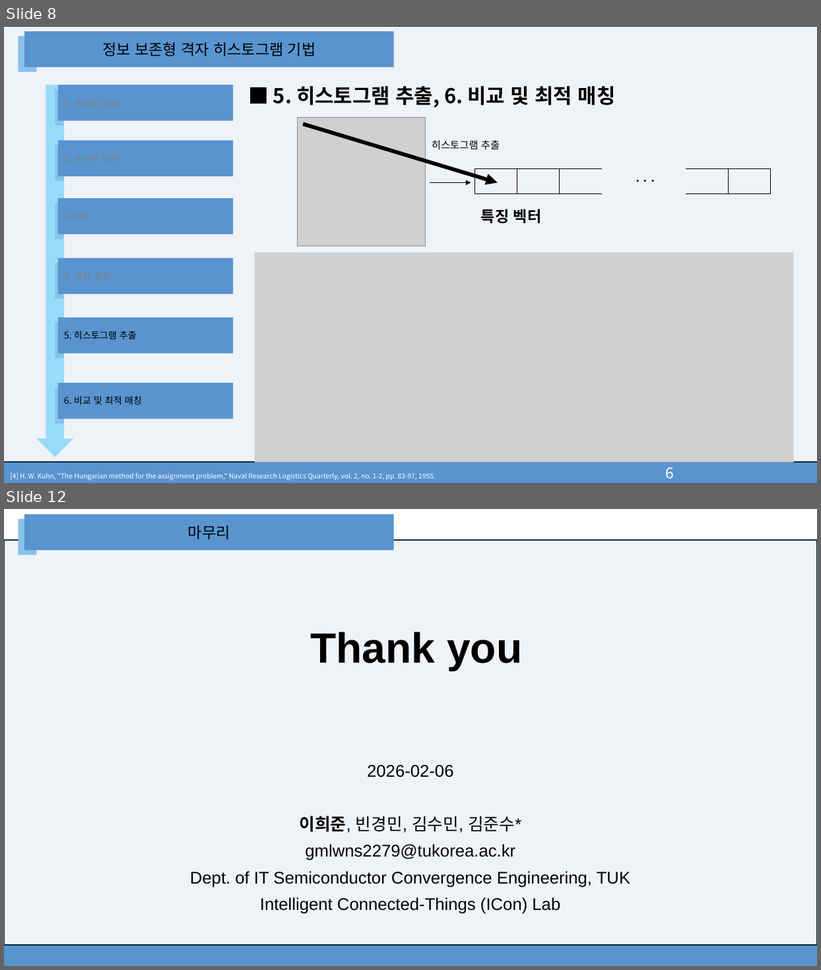
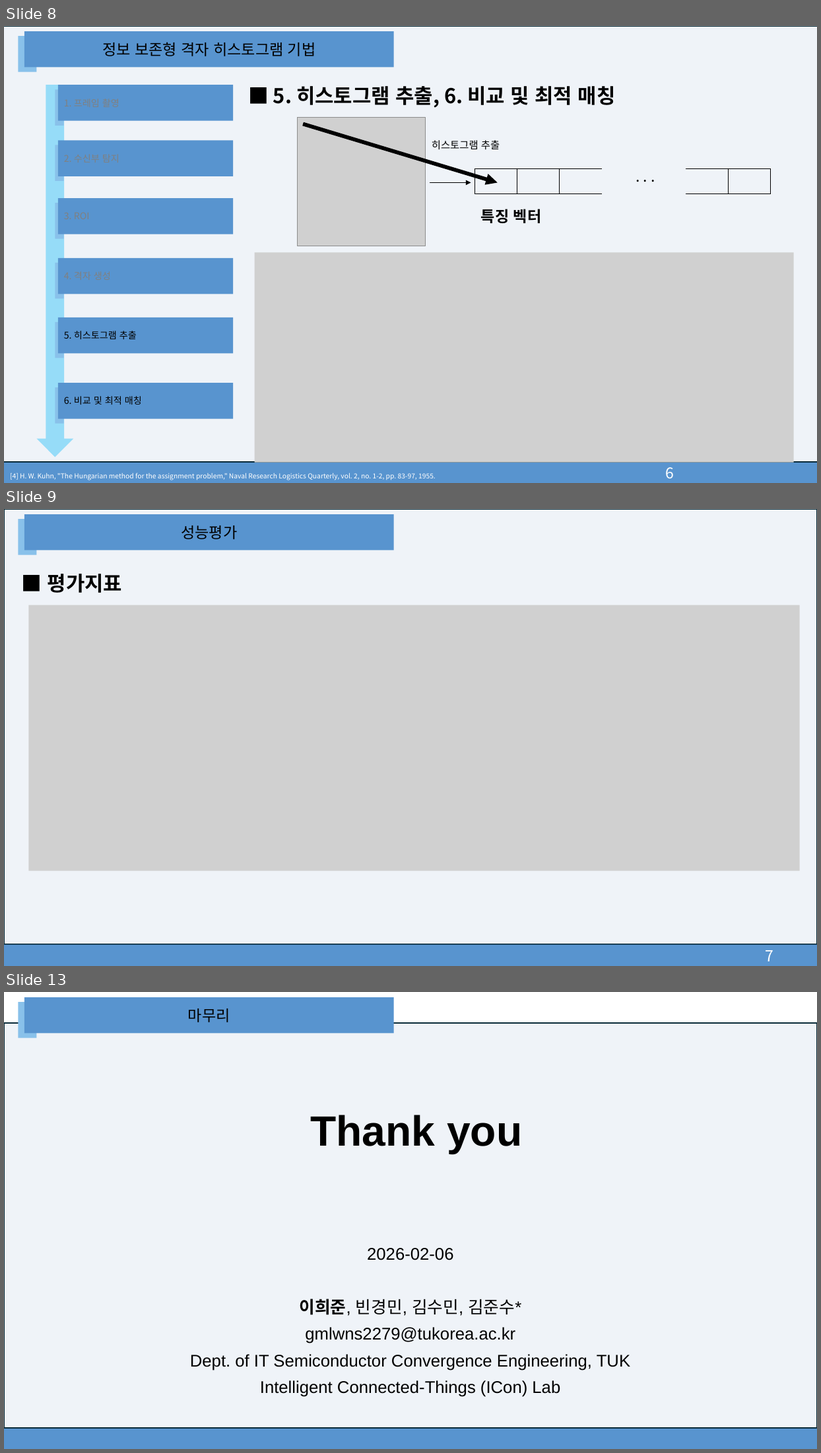
Before and after one commit to leontnhaps/DLC_system_model, a slide deck: Docs/광무선 전력 전송을 위한 Pan-Tilt 카메라 스캔 시스템에서 다중 객체 추적기법.pptx. Shown one above the other, each under a label of ours: slides 8 and 12 before the commit, slides 8, 9 and 13 after it; the slides between them are not shown. The pictures are 821x970 and 821x1453 pixels, drawn with LibreOffice and Linux fonts; fonts in the diff are those of the drawing; grey boxes stand for pictures. Boxes give left, top, right and bottom in pixels: in the first picture for what was removed or moved away, otherwise in the second. Text is boxed around its words. In the diff, an @@ line names an element or a change of style, - is before the commit and + after.

```diff
--- a/Docs/광무선 전력 전송을 위한 Pan-Tilt 카메라 스캔 시스템에서 다중 객체 추적기법.pptx
+++ b/Docs/광무선 전력 전송을 위한 Pan-Tilt 카메라 스캔 시스템에서 다중 객체 추적기법.pptx
@@ slide 9 added at [4,509,817,966], background #FFFFFF @@
@@ rectangle added at [4,509,817,945], fill #EFF3F8, outline #092A39 1.5 pt @@
@@ rectangle added at [18,519,36,555], fill #89C1EA @@
@@ rectangle added at [24,514,394,551], fill #5894CF, 18 pt, text #000000 @@
+성능평가
@@ text added at [48,574,122,593], 24 pt, text #000000, bold @@
+■ 평가지표
@@ picture added at [28,605,800,871] @@
@@ picture added at [411,743,700,861] @@
@@ text added at [803,943,812,965], 18 pt, text #FFFFFF @@
+1
@@ rectangle added at [4,945,817,966], fill #5894CF, 18 pt, text #FFFFFF @@
+7
@@ what was slide 12 is now slide 13 @@
```
Also in this commit, not shown: 3 slides changed, 3 other files.
